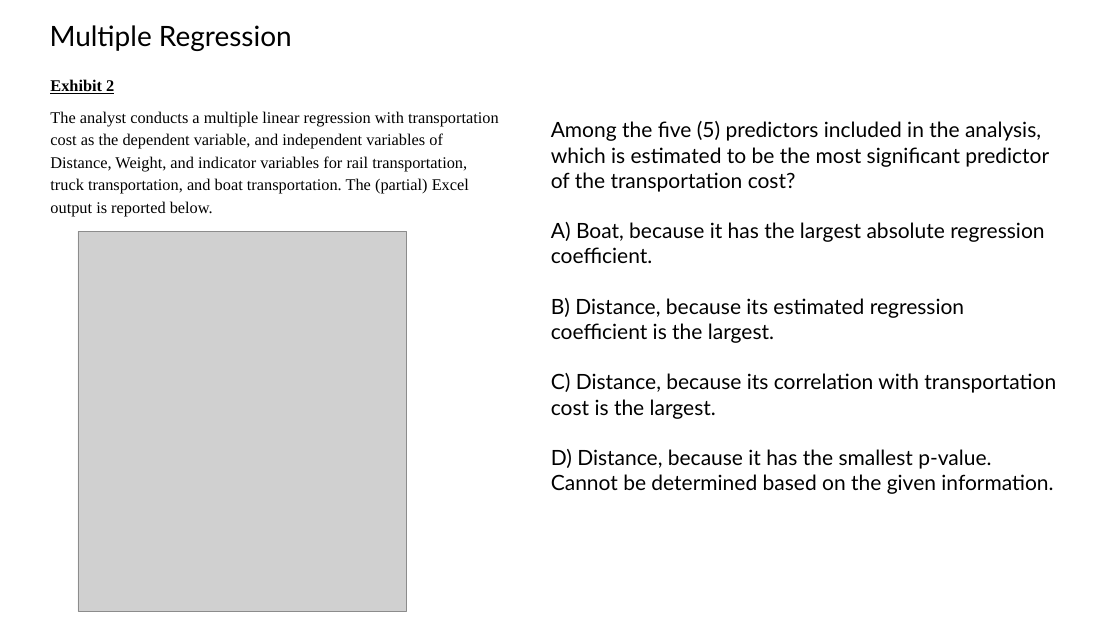
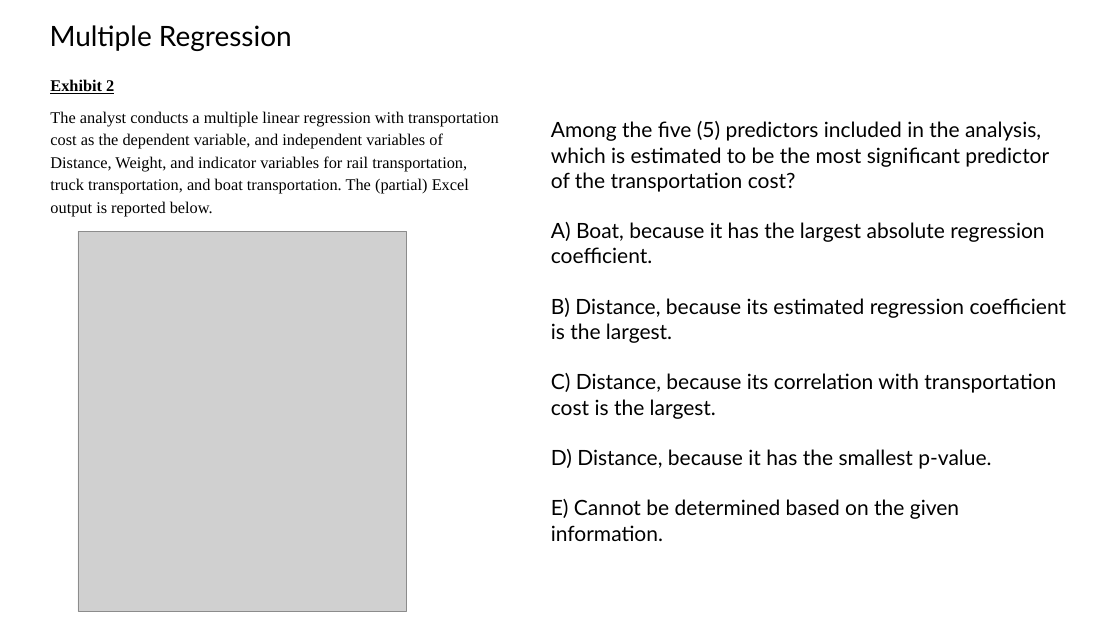
Before and after one commit to davi-moreira/2026S_business_statistics_purdue_MGMT305, a slide deck: slide 2 of lecture_slides/15_chapter_multiple_regression/_practice_exercises/15_chapter_practice_exercises.pptx. Drawn at 1120x630 pixels with LibreOffice and Linux fonts; fonts in the diff are those of the drawing; grey boxes stand for pictures. Boxes give left, top, right and bottom in pixels: in the first picture for what was removed or moved away, otherwise in the second. Text is boxed around its words. In the diff, an @@ line names an element or a change of style, - is before the commit and + after.

```diff
--- a/lecture_slides/15_chapter_multiple_regression/_practice_exercises/15_chapter_practice_exercises.pptx
+++ b/lecture_slides/15_chapter_multiple_regression/_practice_exercises/15_chapter_practice_exercises.pptx
@@ text at [551, 499, 959, 541]: text changed @@
-Cannot be determined based on the given information.
+E) Cannot be determined based on the given information.
```
Also in this commit, not shown: 1 other slide changed, 7 other files.
